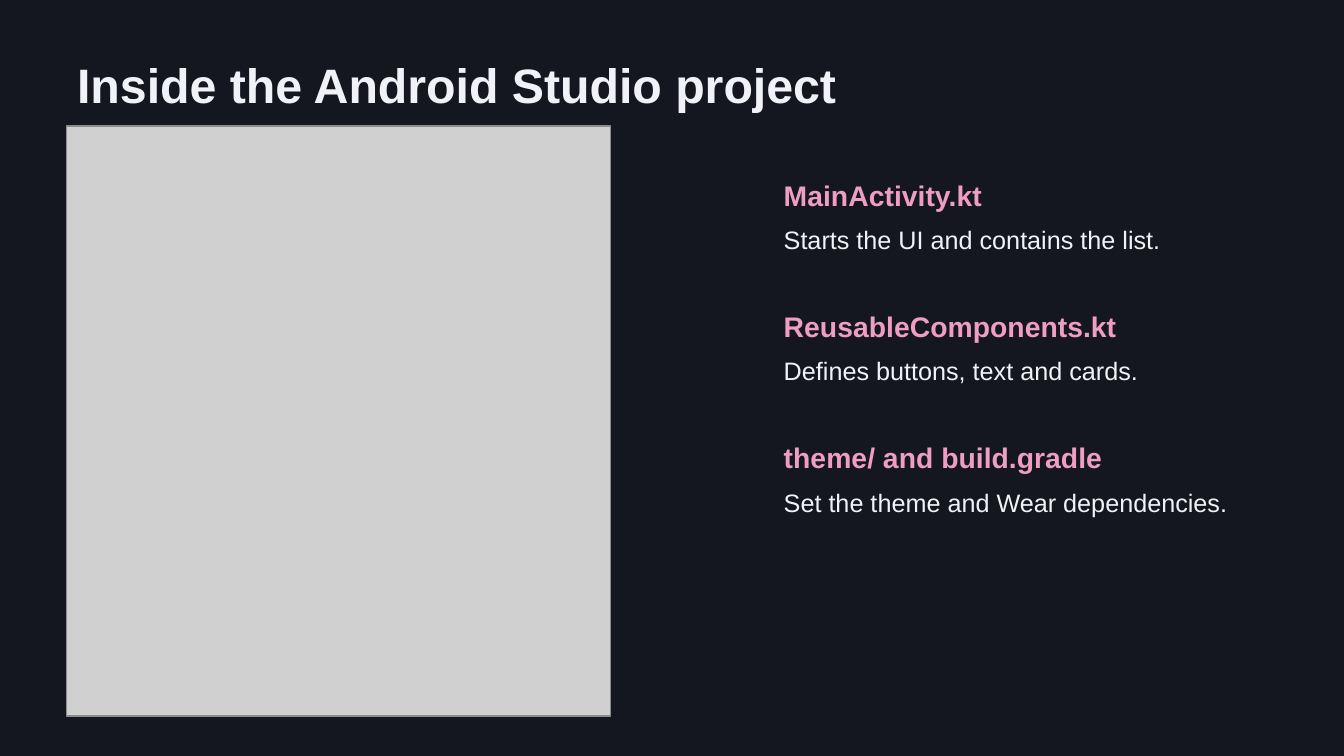
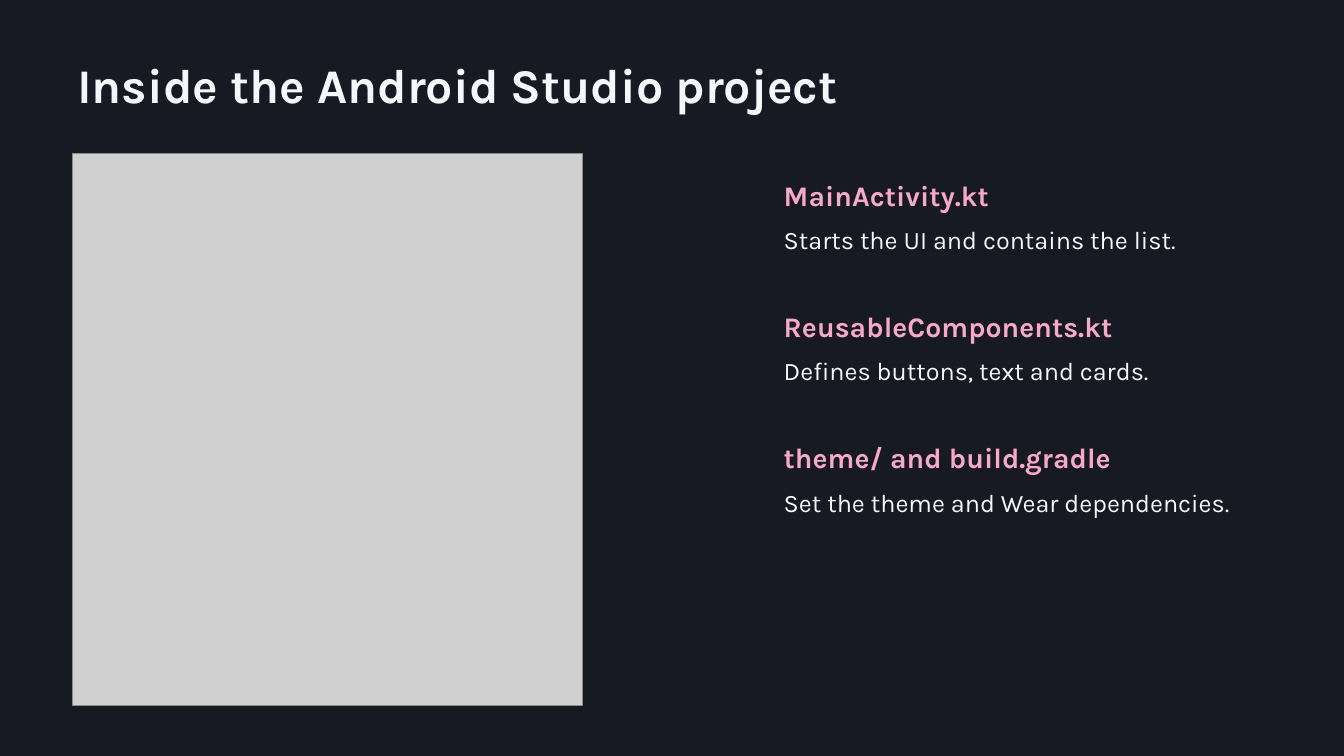
Before and after one commit to ms-Maryna/WearableAppDev, a slide deck: slide 7 of docs/slides/Wearable-App-Development.pptx (slide 2 before the commit). Drawn at 1344x756 pixels with LibreOffice and Linux fonts; fonts in the diff are those of the drawing; grey boxes stand for pictures. Boxes give left, top, right and bottom in pixels: in the first picture for what was removed or moved away, otherwise in the second. Text is boxed around its words. In the diff, an @@ line names an element or a change of style, - is before the commit and + after.

```diff
--- a/docs/slides/Wearable-App-Development.pptx
+++ b/docs/slides/Wearable-App-Development.pptx
@@ background #151720 to #171923 @@
@@ picture: place and size @@
-picture at [67,126,611,716]
+picture at [73,153,583,706]
@@ font Arial to Karla, text colour #EE9EBF to #F6A9C8 in 3 elements at [784,186,989,213], [784,317,1113,344], [784,447,1111,475] @@
@@ font Arial to Karla, text colour #F1F2F7 to #F5F7FA in 4 elements at [77,68,838,115], [784,231,1176,250], [784,362,1149,383], [784,494,1229,518] @@
```
Also in this commit, not shown: 14 other slides changed, 7 slides added, 6 other files.
